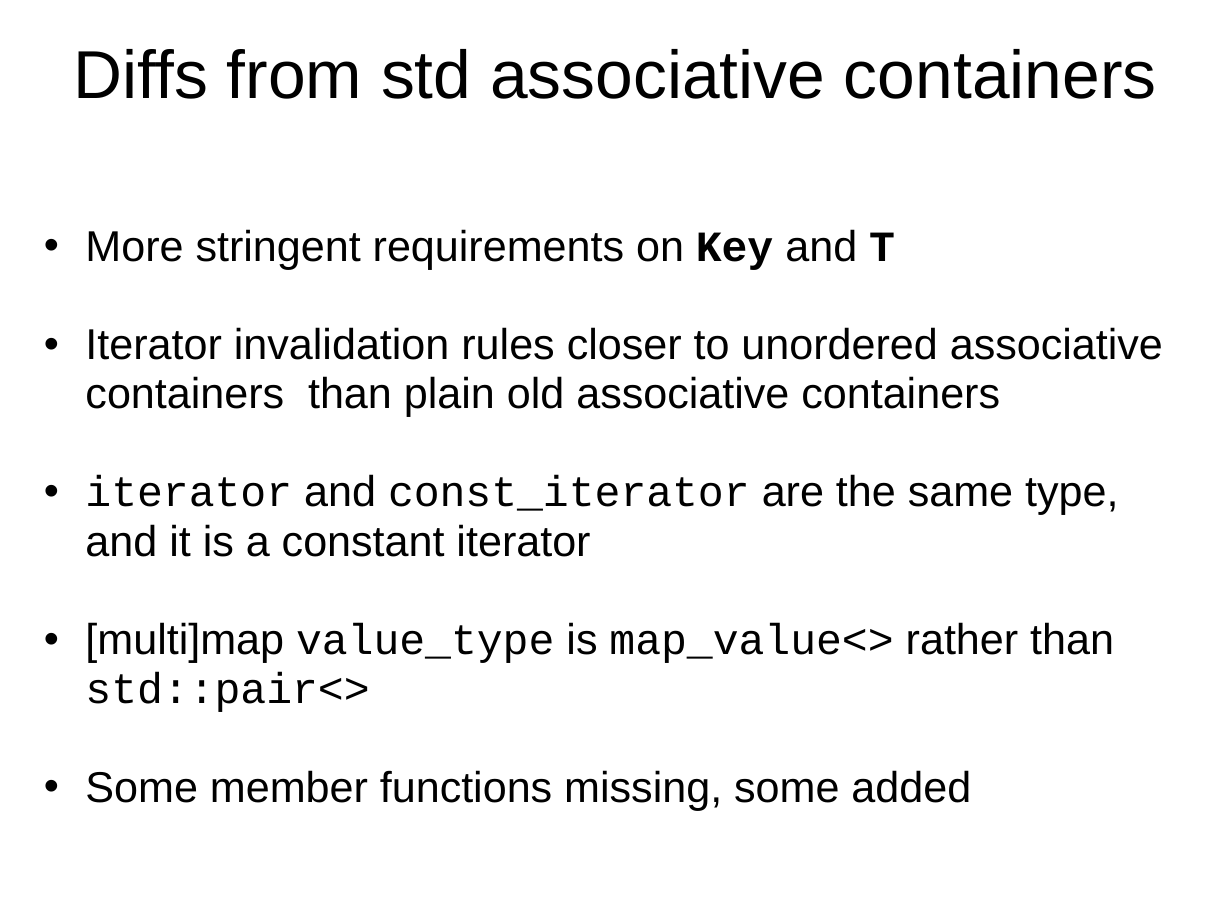
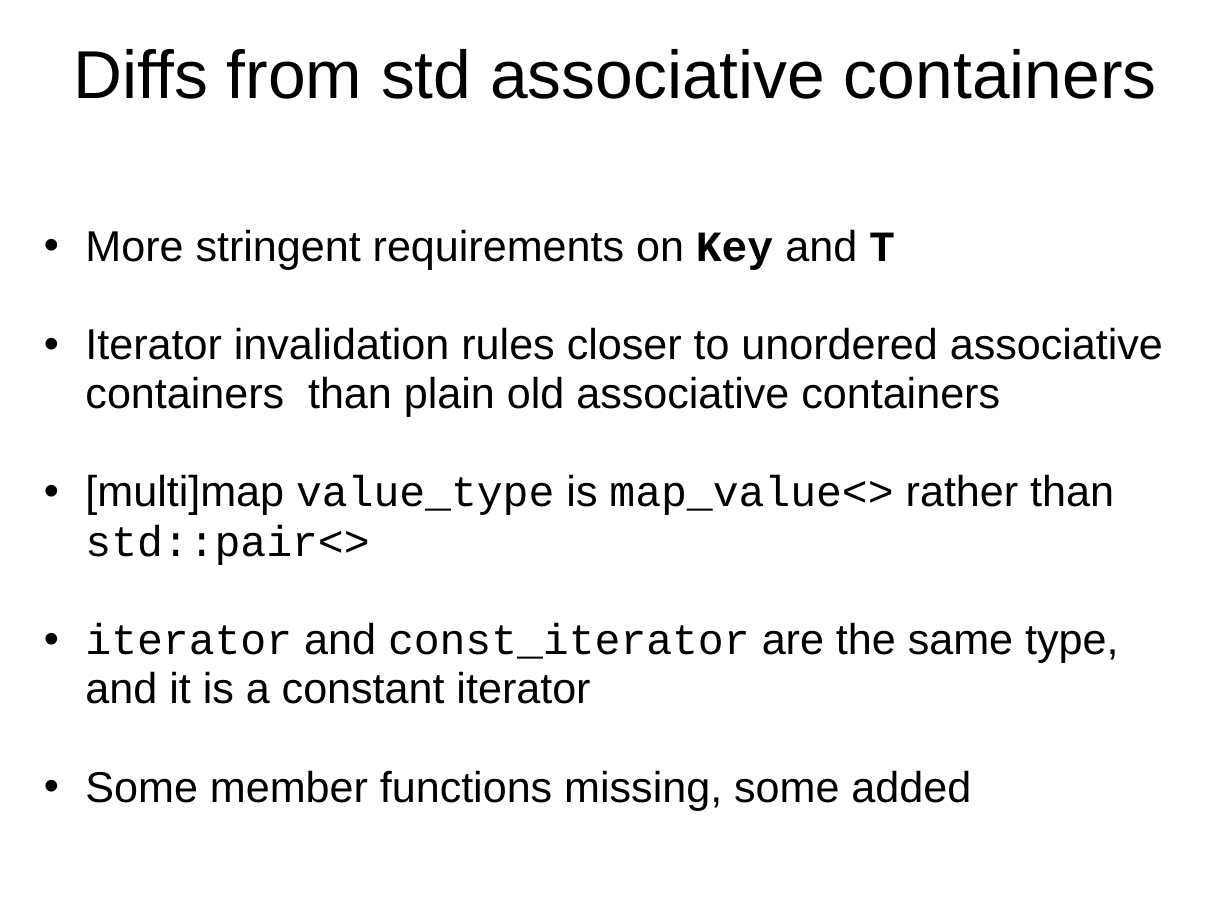
Before and after one commit to Beman/btree, a slide deck: slide 14 of libs/btree/doc/Proposed-B-tree-library.ppt. Drawn at 1232x924 pixels with LibreOffice and Linux fonts; fonts in the diff are those of the drawing; background and template pictures are left out. Boxes give left, top, right and bottom in pixels: in the first picture for what was removed or moved away, otherwise in the second. Text is boxed around its words. In the diff, an @@ line names an element or a change of style, - is before the commit and + after.

```diff
--- a/libs/btree/doc/Proposed-B-tree-library.ppt
+++ b/libs/btree/doc/Proposed-B-tree-library.ppt
@@ text at box(85, 474, 1114, 565): paragraph added @@
+  • [multi]map value_type is map_value<> rather than std::pair<>
@@ text at box(85, 622, 1114, 712): paragraph removed @@
-  • [multi]map value_type is map_value<> rather than std::pair<>
```
Also in this commit, not shown: 8 other slides changed, 3 slides added, 1 slide removed, 1 other file.
